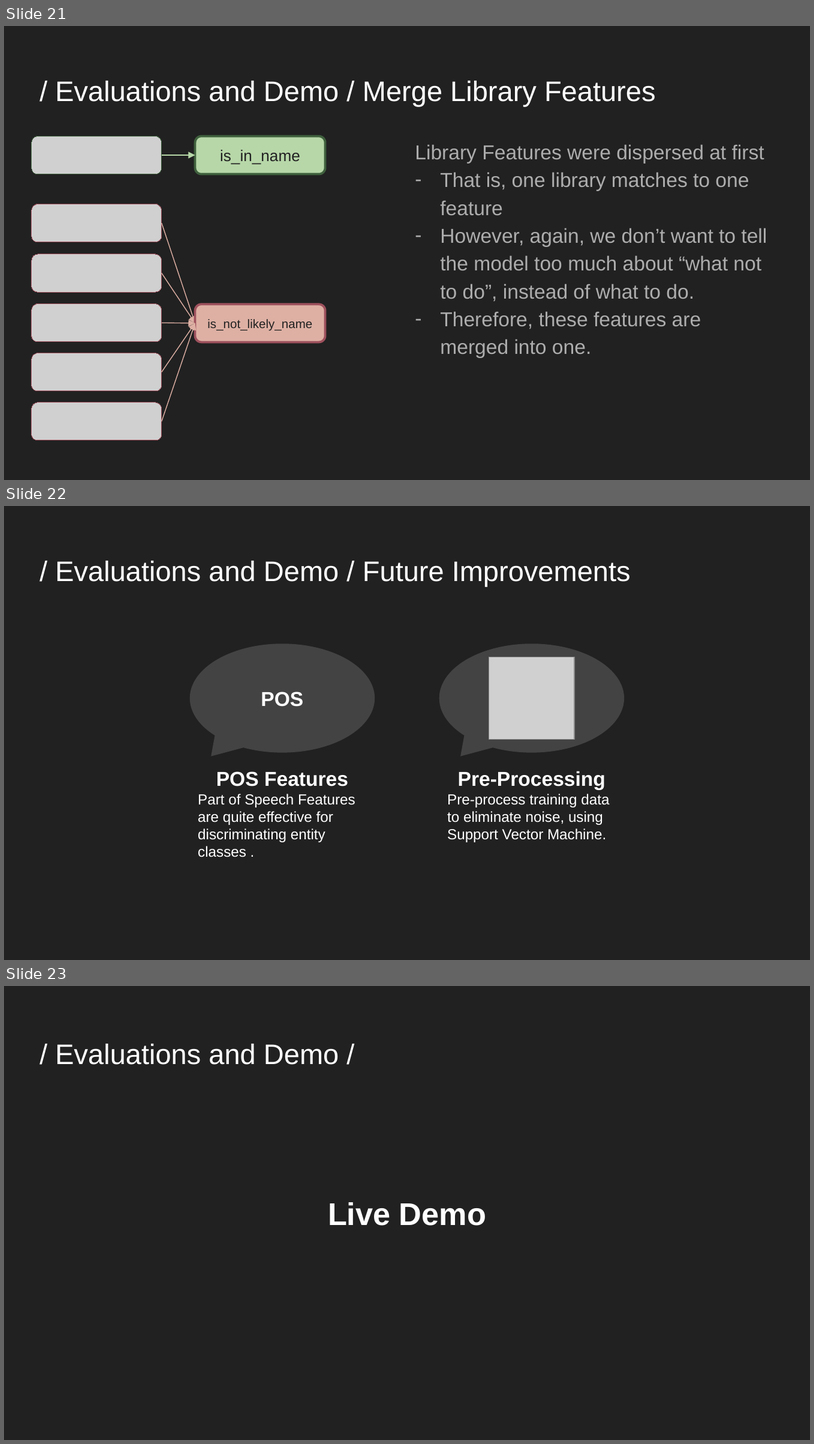
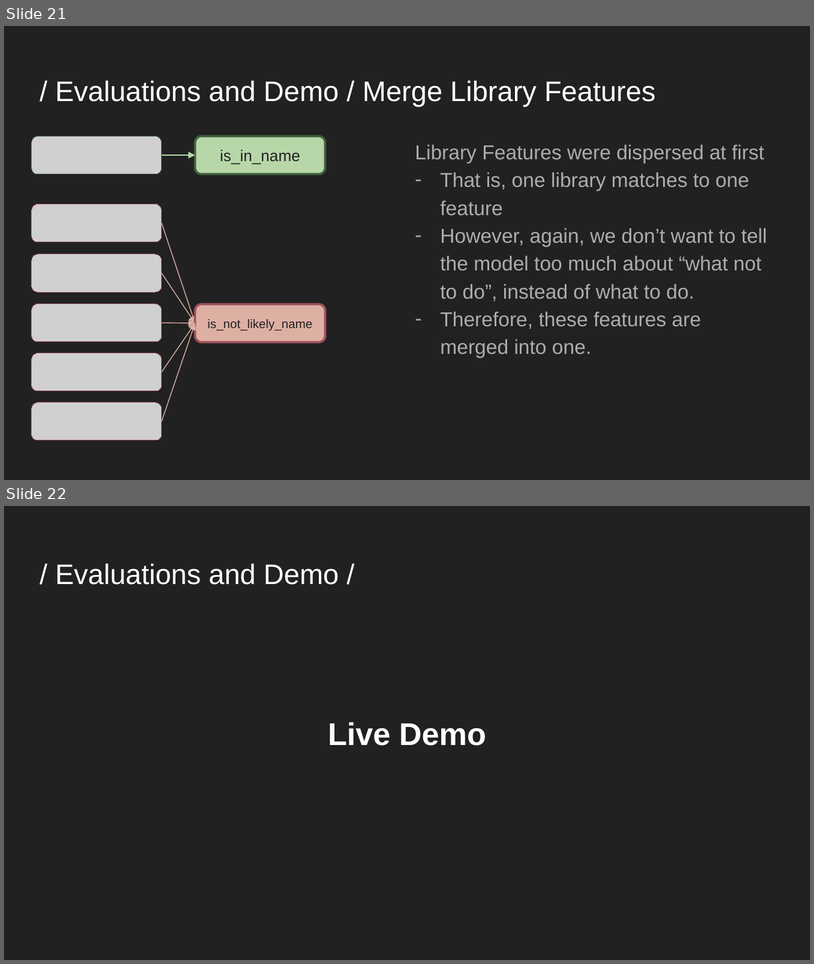
Before and after one commit to YanzhenHuang/CISC3025-Name-Entity, a slide deck: CISC3025-Project3-Presentation.pptx. Shown one above the other, each under a label of ours: slides 21, 22 and 23 before the commit, slides 21 and 22 after it. The pictures are 814x1444 and 814x964 pixels, drawn with LibreOffice and Linux fonts; fonts in the diff are those of the drawing; grey boxes stand for pictures. Boxes give left, top, right and bottom in pixels: in the first picture for what was removed or moved away, otherwise in the second. Text is boxed around its words. In the diff, an @@ line names an element or a change of style, - is before the commit and + after.

Commit message:
:pencil: Change Presentation File

```diff
--- a/CISC3025-Project3-Presentation.pptx
+++ b/CISC3025-Project3-Presentation.pptx
@@ slide 22 removed at [4, 506, 810, 960], background #212121 @@
@@ title removed at [55, 561, 631, 586] @@
-/ Evaluations and Demo / Future Improvements
@@ group removed at [190, 644, 624, 857]: 2 texts, 2 speech bubbles, 1 picture @@
-POS Features
-Part of Speech Features are quite effective for discriminating entity classes .
-POS
-Pre-Processing
-Pre-process training data to eliminate noise, using Support Vector Machine.
@@ what was slide 23 is now slide 22 @@
```
Also in this commit, not shown: 1 other file.
